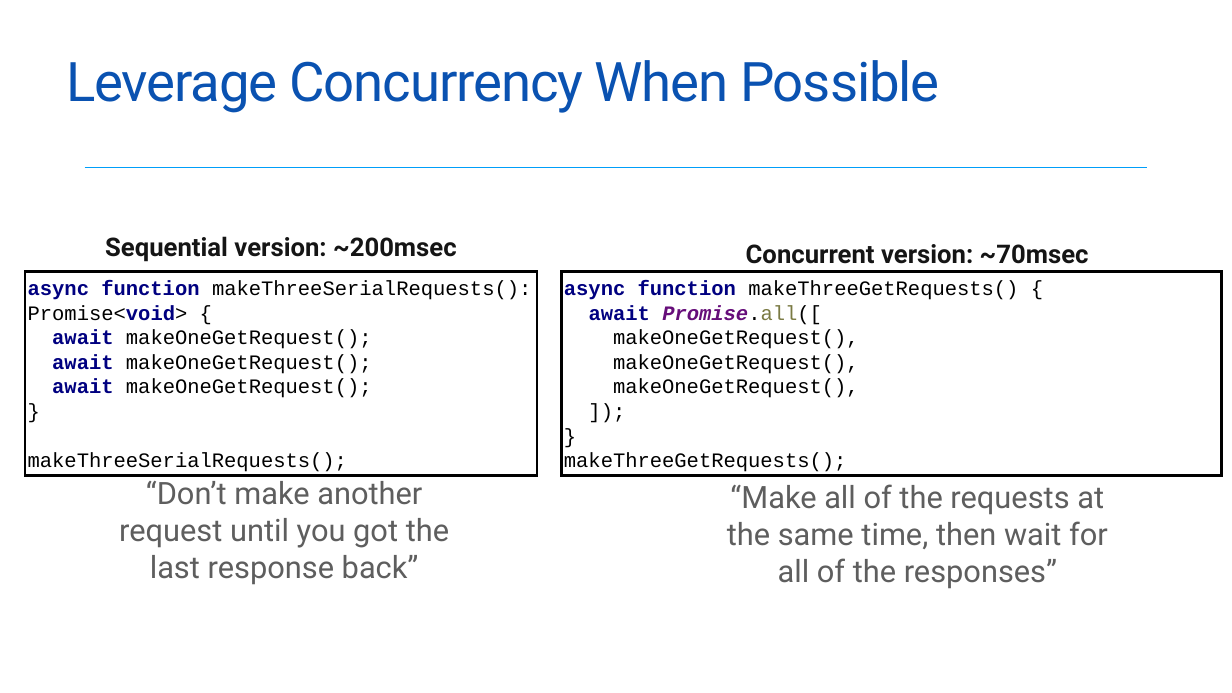
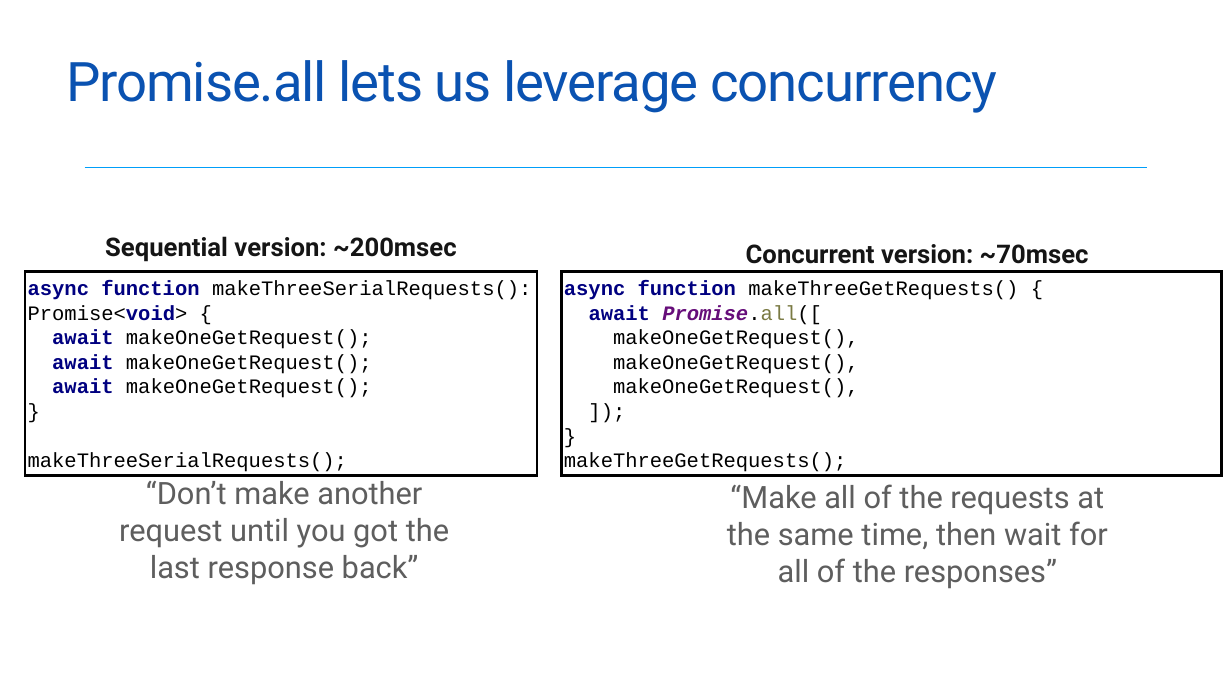
Before and after one commit to neu-se/CS4530-Spring-2022, a slide deck: slide 8 of Slides/Lesson 4.2 Asynchronous Programming.pptx (slide 10 before the commit). Drawn at 1232x693 pixels with LibreOffice and Linux fonts; fonts in the diff are those of the drawing. Boxes give left, top, right and bottom in pixels: in the first picture for what was removed or moved away, otherwise in the second. Text is boxed around its words. In the diff, an @@ line names an element or a change of style, - is before the commit and + after.

```diff
--- a/Slides/Lesson 4.2 Asynchronous Programming.pptx
+++ b/Slides/Lesson 4.2 Asynchronous Programming.pptx
@@ title at [66,60,997,113]: text changed @@
-Leverage Concurrency When Possible
+Promise.all lets us leverage concurrency
```
Also in this commit, not shown: 5 other slides changed, 5 slides added, 3 slides removed, 2 other files.
